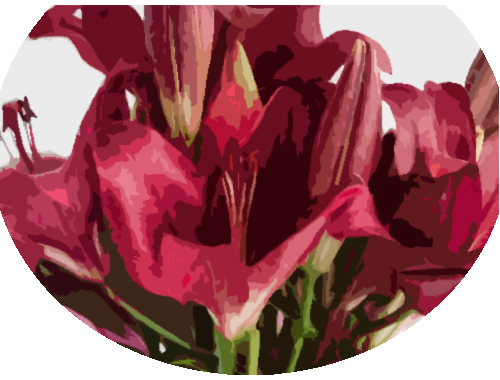
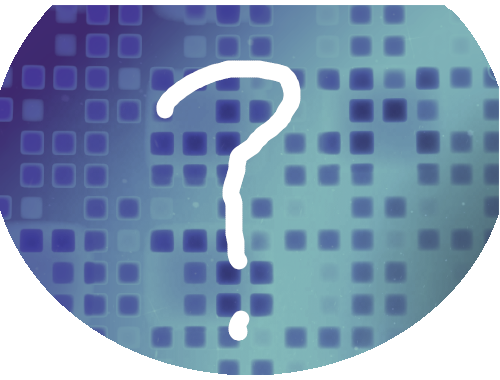
The second 500px x 380px image is a revision of the first. Changes to its layers:
renamed "beautiful-bouquet-color-1179026" to "placeholder", painted on it over [0, 5, 499, 375]
